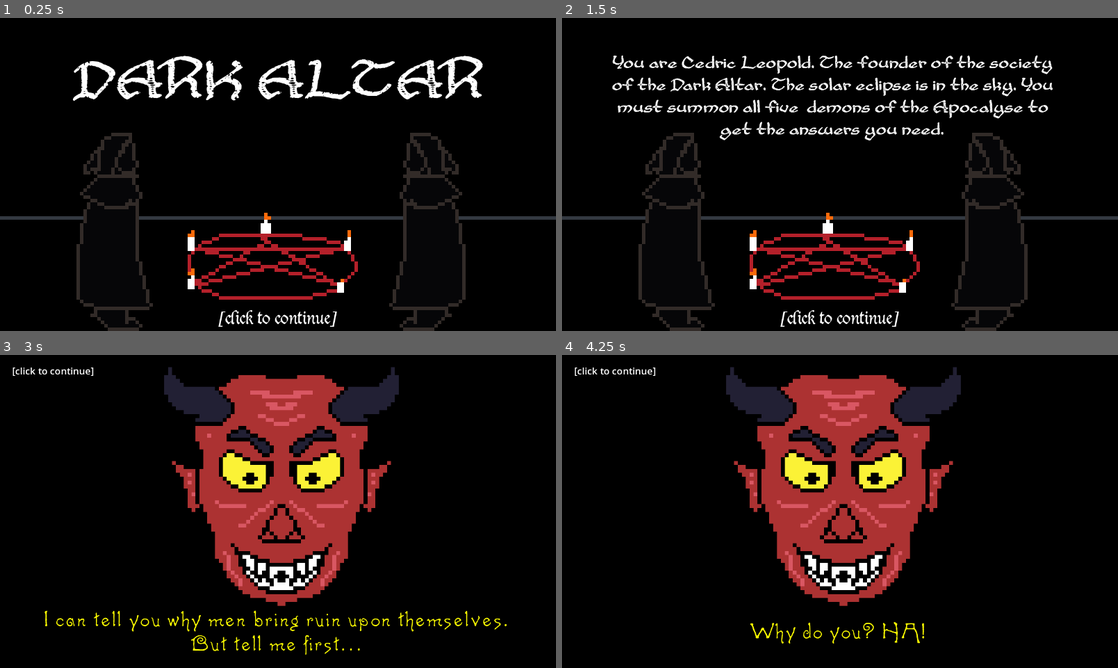
Above: before the commit, frames 1-4 (two rows, left to right).
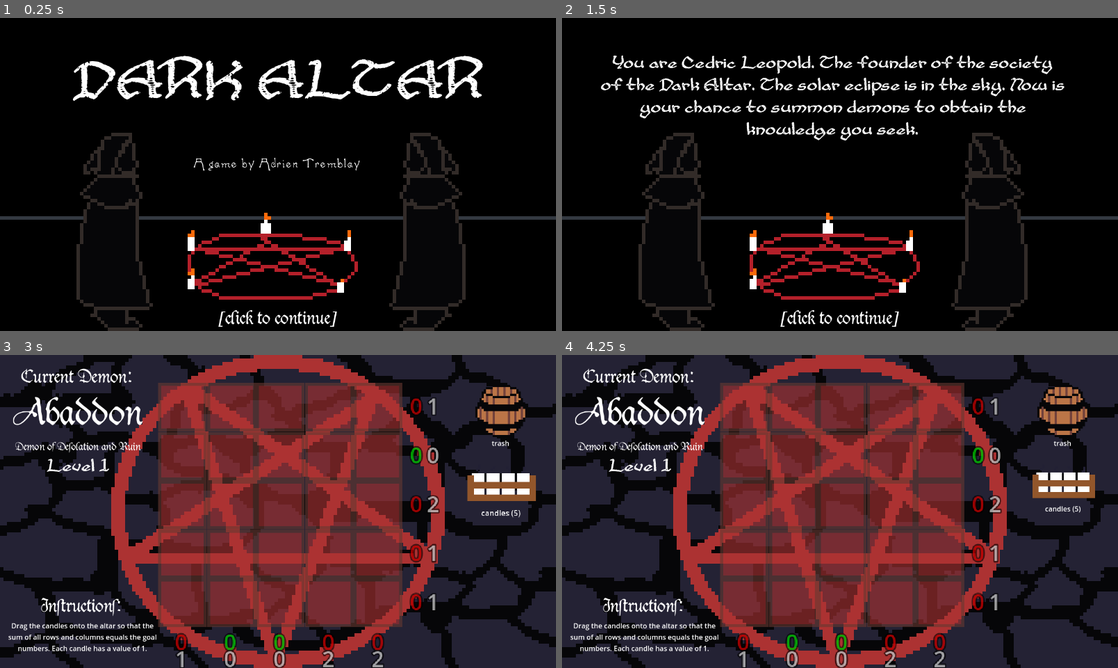
Above: after the commit, the same moments.

Repository: adrientremblay/ld55
Game: Godot game, scene res://scenes/title_screen.tscn
Two runs of this game, one before a commit and one after it. Both use one fixed random seed, a clock stepped at 60 frames per second and the inputs below.
Inputs (mouse positions are in pixels of both pictures, inside the frame that each line leads up to):
- Up to frame 1 (0.25 s): no input
- Up to frame 2 (1.5 s): tap Enter at 0.5, 1.25 s; move the mouse to (962, 158) at 0.52 s; press the mouse at (962, 158) at 0.53 s; move the mouse to (728, 190) at 1.27 s; release the mouse at (728, 190) at 1.28 s; click (728, 190) at 1.35 s
- Up to frame 3 (3 s): tap Enter at 2 s; move the mouse to (333, 442) at 2.02 s; press the mouse at (333, 442) at 2.03 s; tap Space (skip_level, bound only before the commit) at 2.75 s; move the mouse to (500, 470) at 2.77 s; release the mouse at (500, 470) at 2.78 s; click (500, 470) at 2.85 s
- Up to frame 4 (4.25 s): tap Enter at 3.5 s; move the mouse to (1006, 558) at 3.52 s; press the mouse at (1006, 558) at 3.53 s

The runs differ from the first frame. In frame 1, 0.3% of the frame differs, in the area x 34-65%, y 44-49%; in frame 2, 4.0%; in frame 3, 81%, in the area x 0-100%, y 0-100%; in frame 4, 80%.

Commit message:
Tweaked title screen

Diff:
--- a/project.godot
+++ b/project.godot
@@ -34,7 +34,7 @@
 }
 skip_level={
 "deadzone": 0.5,
-"events": [Object(InputEventKey,"resource_local_to_scene":false,"resource_name":"","device":0,"window_id":0,"alt_pressed":false,"shift_pressed":false,"ctrl_pressed":false,"meta_pressed":false,"pressed":false,"keycode":0,"physical_keycode":32,"key_label":0,"unicode":0,"echo":false,"script":null)
+"events": [Object(InputEventKey,"resource_local_to_scene":false,"resource_name":"","device":-1,"window_id":0,"alt_pressed":false,"shift_pressed":false,"ctrl_pressed":false,"meta_pressed":false,"pressed":false,"keycode":0,"physical_keycode":83,"key_label":0,"unicode":115,"echo":false,"script":null)
 ]
 }
 
--- a/scenes/title_screen.tscn
+++ b/scenes/title_screen.tscn
@@ -1,9 +1,10 @@
-[gd_scene load_steps=9 format=3 uid="uid://dy6bcdfq4xpc6"]
+[gd_scene load_steps=11 format=3 uid="uid://dy6bcdfq4xpc6"]
 
 [ext_resource type="FontFile" uid="uid://b3quk5mq2160f" path="res://assets/fonts/DUKEPLUS.TTF" id="1_04yea"]
 [ext_resource type="Script" path="res://scripts/title_screen.gd" id="1_kel8b"]
 [ext_resource type="FontFile" uid="uid://kdp07euhvpmi" path="res://assets/fonts/Cup and Talon.ttf" id="2_jujt7"]
 [ext_resource type="Texture2D" uid="uid://blt0nix8rj3vl" path="res://assets/images/title_screen.png" id="4_avhp4"]
+[ext_resource type="FontFile" uid="uid://dt4kihwdejs7g" path="res://assets/fonts/Caprice.ttf" id="5_ii7dy"]
 [ext_resource type="AudioStream" uid="uid://doomkh24ntrvp" path="res://assets/audio/music/intro.mp3" id="5_wu26h"]
 
 [sub_resource type="LabelSettings" id="LabelSettings_ajpjy"]
@@ -13,6 +14,10 @@
 [sub_resource type="LabelSettings" id="LabelSettings_dmwv7"]
 font = ExtResource("2_jujt7")
 font_size = 150
+
+[sub_resource type="LabelSettings" id="LabelSettings_od67r"]
+font = ExtResource("5_ii7dy")
+font_size = 30
 
 [sub_resource type="LabelSettings" id="LabelSettings_0k0s3"]
 font = ExtResource("2_jujt7")
@@ -45,7 +50,6 @@
 horizontal_alignment = 1
 
 [node name="Slide1" type="Control" parent="."]
-visible = false
 layout_mode = 1
 anchors_preset = 15
 anchor_right = 1.0
@@ -67,6 +71,17 @@
 horizontal_alignment = 1
 vertical_alignment = 1
 
+[node name="Label" type="Label" parent="Slide1"]
+layout_mode = 0
+offset_left = 439.0
+offset_top = 264.0
+offset_right = 834.0
+offset_bottom = 407.0
+text = "A game by Adrien Tremblay"
+label_settings = SubResource("LabelSettings_od67r")
+horizontal_alignment = 1
+vertical_alignment = 1
+
 [node name="Slide2" type="Control" parent="."]
 visible = false
 layout_mode = 1
@@ -82,13 +97,14 @@
 offset_top = 40.0
 offset_right = 1176.0
 offset_bottom = 394.0
-text = "It is the year 1329.  Science has answered many questions, but not the questions of the soul.  The church claim to have answers but offer no proof.  God nor angels answer to petty summons.  Those thirsty for the cosmic knowledge are forced to turn to demons."
+text = "It is the year 1329.  Science has answered many questions, but not the questions of the soul.  The church claims to have answers, but offer no proof.  God and his angels do not answer to petty summons.  Those thirsty for supernatural cosmic knowledge are forced to turn to demons."
 label_settings = SubResource("LabelSettings_0k0s3")
 horizontal_alignment = 1
 vertical_alignment = 1
 autowrap_mode = 2
 
 [node name="Slide3" type="Control" parent="."]
+visible = false
 layout_mode = 1
 anchors_preset = 15
 anchor_right = 1.0
@@ -102,7 +118,7 @@
 offset_top = 81.0
 offset_right = 1163.0
 offset_bottom = 282.0
-text = "You are Cedric Leopold. The founder of the society of the Dark Altar. The solar eclipse is in the sky. You must summon all five  demons of the Apocalyse to get the answers you need."
+text = "You are Cedric Leopold. The founder of the society of the Dark Altar. The solar eclipse is in the sky. Now is your chance to summon demons to obtain the knowledge you seek."
 label_settings = SubResource("LabelSettings_0k0s3")
 horizontal_alignment = 1
 vertical_alignment = 1
